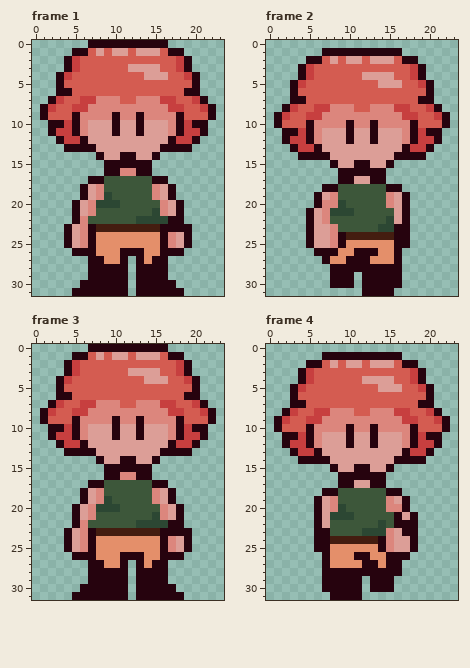
Pixel-art file, stored at art/beebo/overworld/beebo_mini.aseprite. Above is the file before it was changed.
24x32 pixels, 4 frames. Shown: frame 1, frame 2, frame 3, frame 4.
The result:
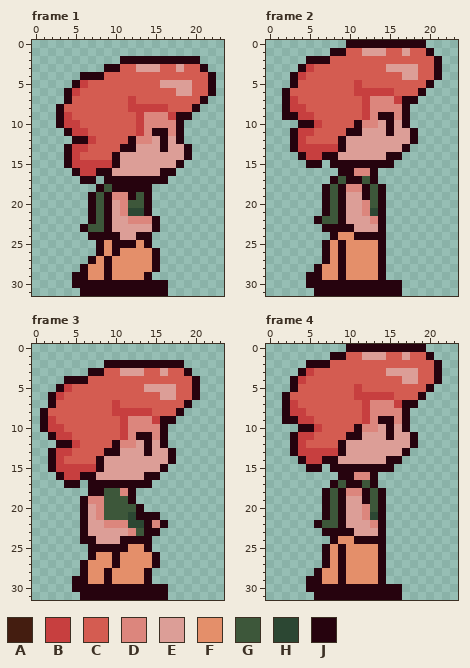
Palette (. is transparent): A #441d10  B #c73f3f  C #d45c51  D #dc867d  E #dc9e97  F #e48f6a  G #3d573a  H #2c4733  J #26030e
What changed:
layer "forward" now hidden
layer "fight" now shown
Changed rows in their new state; - is an unchanged pixel.
Frame 1:
first column x 1:
 0 ------..........------
 1 ----..............----
 2 ---.......JJJJJJJJ-J--
 3 ---.....JJ-C-----ECCJ-
 4 --...JJJ-----CCC--CCCJ
 5 --..JB---------EEEECCJ
 6 --.-B------------EECCJ
 7 -..J-CCCCC-BCCCCC--C--
 8 ..J-CCCCCCCBBBBBCC-J..
 9 ..JBCCCCCCCCB---B-J...
10 -.--BCCCCCCCBDDD--...-
11 -..JBBCCCCCCBDJJ--...-
12 --..J-BCCCCJDD-JEJ..--
13 ----BBCCCCJJ----EE----
14 ---JBCCCCJEE--EEEEJ---
15 ---JBBBBB-EEEEEEEJ----
16 ----JBBJ-EEEEEEJJ-----
17 -----J-.JJJJJJ--------
18 -----..J-JJJJJ...-----
19 -----.JGJDDJ-J...-----
20 ----..JGJED--J....----
21 ----..J-JEDHHJ....----
22 ----..J-JEEDDDJ...----
23 ---..JGGJEEEEEJ....---
24 ---...-JJJEEJJ.....---
25 ---....J-JJJ-J.....---
26 ----...J-JFFF-J...----
27 -------FJ-FFF--.------
28 -----JFF-FFFFF-.------
29 ----JJFF-FFFF-..------
30 ----J------J----.-----
31 ----.------J----..----
Frame 2:
first column x 1:
 0 ---------JJJJJJJJJJ---
 1 ------.--CCEEECCECCJ--
 2 ------JC-CC-CCC-CCCCJ-
 3 --------------EEEECCJ-
 4 --JBC------CCCC-EECCJ-
 5 ---C------B--CCC--C---
 6 -JC-------BBBBB---J.--
 7 -JBC-------BDDDBJJ..--
 8 ---B-CCCCC-B---DJ....-
 9 .JJB-CCCCCCB-JJ-J.....
10 ...J-BCCCCJ-DEJEJ.....
11 -.--BCCCC-J-E-J-E-...-
12 -.J-CCCCJE--E---E-...-
13 -----BBBJ--------...--
14 ----BB-J------J-...---
15 ----JJ--JJ--JJ--------
16 ----------DD-.--------
17 -------JG-JG-.--------
18 -------GJDDJ-J..------
19 -----.JGJEEJ-J...-----
20 -----.JGJEED-J...-----
21 ----..JGJEEDHJ...-----
22 ----.JG-JEEEDJ...-----
23 ----..JJJJEEEJ...-----
24 ----...JFFJJJJ...-----
25 ----..JF-----J...-----
26 -----.-FJ-FFFJ..------
27 --------JFFF-J..------
28 -----JFF-FFFF-..------
29 ----JJFF-FFFF-..------
30 ----JJJ---J-----------
31 -----JJJJJJ----J------
Frame 3:
first column x 1:
 0 ------..........------
 1 ----..............----
 2 ---.....JJJJJJJJJJ.---
 3 ---...JJ--E--CCE-C----
 4 --.JJJ-------CCC--C---
 5 ---B---------EEEE-----
 6 -JBC-----------EE-C---
 7 --C--CCCCB--CCCCC-J..-
 8 -C--CCCCCBBBBBCCCJ....
 9 -B--CCCCCCB-D-BJJ.....
10 JBBCCCCCCCBDDDDJ.....-
11 ----CCCCCCBD-JDJ.....-
12 ---J-CCCCJDD-J-J....--
13 -JBBCCCCJJ---J-E-..---
14 -JBCCCC---EE--EEJ-----
15 -JBBBBBJEEEEEEEJ------
16 --JBBJJEEEEEE-J-------
17 ---JJ---JJJJJJ..------
18 -----.JJ--DJ.....-----
19 ------D-G--J.....-----
20 ----.JEDGG--J.....----
21 ----.JED---HJJJ...----
22 ----.JEEDDDH-JDJ..----
23 ---..JEEEEEDGJJ....---
24 ---..J-EEEJJJJ.....---
25 ---...-JJJJ--J.....---
26 ----..---JFFF-J...----
27 -----JFF-JFFF--.------
28 -----JFF-FFFF-..------
29 ----JJFF-FFFF-..------
30 ----J------J----.-----
31 ----.------J----..----
Frame 4:
first column x 1:
 0 ---------JJJJJJJJJJ---
 1 ------.--CCEEECCECCJ--
 2 ------JC-CC-CCC-CCCCJ-
 3 --------------EEEECCJ-
 4 --JBC------CCCC-EECCJ-
 5 ---C------B--CCC--C---
 6 -JC-------BBBBB---J.--
 7 -JBC-------BDDDBJJ..--
 8 ---B-CCCCC-B---DJ....-
 9 .JJB-CCCCCCB-JJ-J.....
10 ...J-BCCCCJ-DEJEJ.....
11 -.--BCCCC-J-E-J-E-...-
12 -.J-CCCCJE--E---E-...-
13 -----BBBJ--------...--
14 ----BB-J------J-...---
15 ----JJ--JJ--JJ--------
16 ----------DD-.--------
17 -------JG-JG-.--------
18 -------GJDDJ-J..------
19 -----.JGJEEJ-J...-----
20 -----.JGJEED-J...-----
21 -----.JGJEEDHJ....----
22 ------G-JEEEDJ....----
23 -----.-JJJEEEJ....----
24 -----..JFFJJJ-....----
25 -----.--J-----....----
26 --------J-FF-J...-----
27 --------J--FFJ..------
28 -----JFF-FFFF-..------
29 ----JJFF-FFFF-.-------
30 ----JJ-----J---J------
31 -----JJ----JJJJJ------
Pixel boxes of the changes (left, top, right, bottom) in both pictures:
changed: (40, 40, 216, 296)
changed: (274, 40, 450, 296)
changed: (40, 344, 216, 600)
changed: (274, 344, 450, 600)
